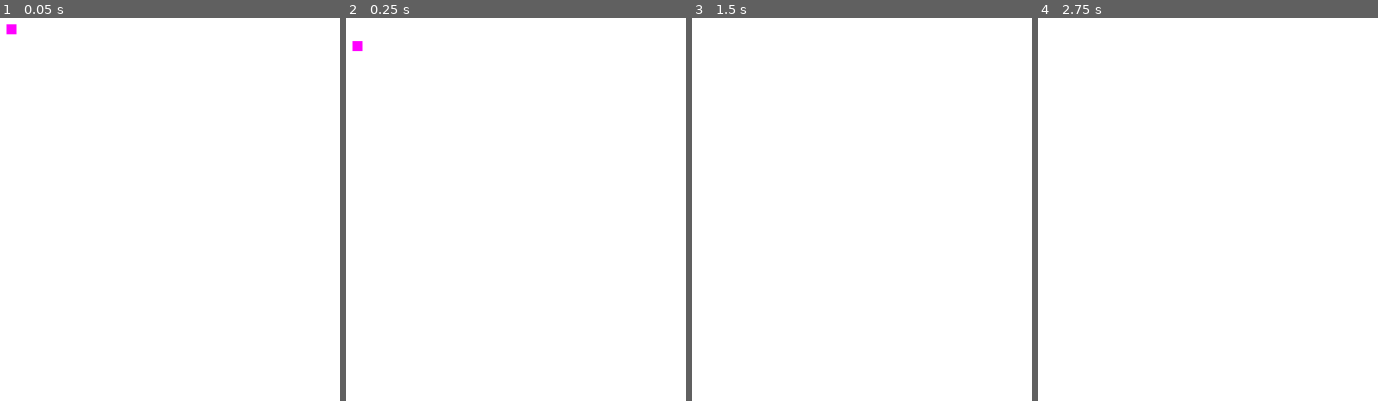
Above: before the commit, frames 1-4 (left to right).
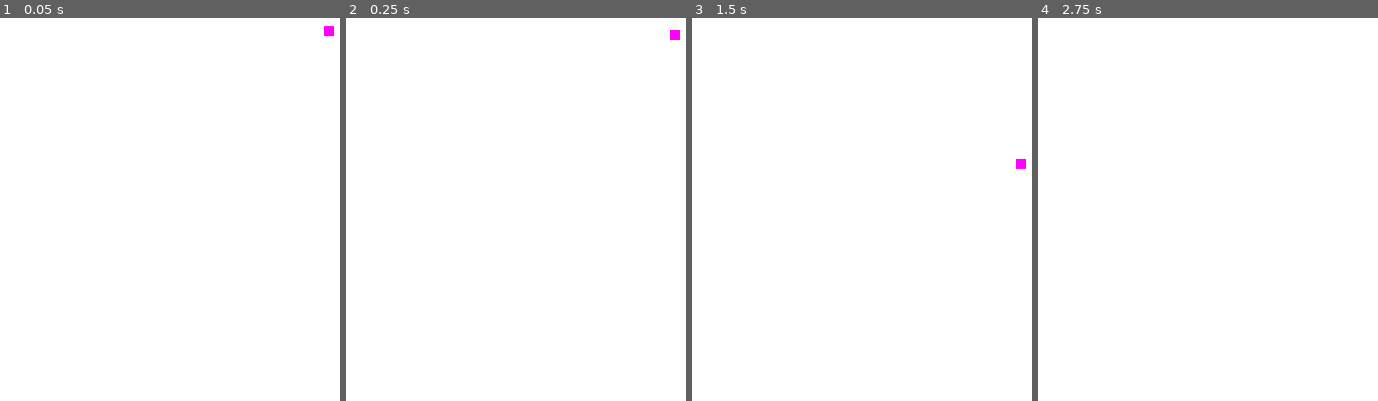
Above: after the commit, the same moments.

Repository: adsuttman/GBGJ1
Game: Godot game, scene res://game.tscn
The game is run twice, just before and just after one commit, with the same random seed, the same clock (stepped at 60 frames per second) and the same inputs.
Inputs (mouse positions are in pixels of both pictures, inside the frame that each line leads up to):
- Up to frame 1 (0.05 s): no input
- Up to frame 2 (0.25 s): no input
- Up to frame 3 (1.5 s): tap Enter at 0.5 s; move the mouse to (outside the picture) at 0.52 s; click (outside the picture) at 0.67 s; tap Space at 1.25 s; move the mouse to (862, 247) at 1.27 s; click (862, 247) at 1.42 s
- Up to frame 4 (2.75 s): tap Enter at 2 s; move the mouse to (outside the picture) at 2.02 s; click (outside the picture) at 2.17 s

The runs differ from the first frame. In frame 1, 0.2% of the frame differs, in the area x 1-99%, y 1-5%; in frame 2, 0.2%; in frame 3, less than 0.1%; in frame 4, nothing differs.

Commit message:
ball pushing

Diff:
--- a/ball.tscn
+++ b/ball.tscn
@@ -6,6 +6,7 @@
 size = Vector2(16, 16)
 
 [node name="Ball" type="RigidBody2D"]
+lock_rotation = true
 
 [node name="Sprite2D" type="Sprite2D" parent="."]
 position = Vector2(2.38419e-07, -1.19209e-06)
--- a/game.tscn
+++ b/game.tscn
@@ -24,4 +24,4 @@
 ball = NodePath("../Ball")
 
 [node name="Ball" parent="." instance=ExtResource("2_oupdh")]
-position = Vector2(132, 46)
+position = Vector2(640, 50)
--- a/pointer.gd
+++ b/pointer.gd
@@ -1,6 +1,7 @@
 extends Node2D
 @onready var shove_area: Area2D = $ShoveArea
-@export var ball = RigidBody2D
+@export var ball:RigidBody2D
+@export var shove_strength: float = 1000
 
 func _physics_process(delta: float) -> void:
 	var mouse_position = get_viewport().get_mouse_position()
@@ -8,4 +9,6 @@
 
 func _unhandled_input(event: InputEvent) -> void:
 	if event is InputEventMouseButton:
-		print(shove_area.overlaps_body(ball))
+		if shove_area.overlaps_body(ball):
+			var force = position.direction_to(ball.position) * shove_strength
+			ball.apply_central_impulse(force)
--- a/pointer.tscn
+++ b/pointer.tscn
@@ -9,10 +9,10 @@
 script = ExtResource("1_tqyq6")
 
 [node name="ShoveArea" type="Area2D" parent="."]
-gravity_space_override = 3
 gravity_point_center = Vector2(0, 0)
 gravity_direction = Vector2(0, 0)
 gravity = 0.0
+linear_damp = 4.494
 
 [node name="CollisionShape2D" type="CollisionShape2D" parent="ShoveArea"]
 shape = SubResource("CircleShape2D_qvyfn")
--- a/project.godot
+++ b/project.godot
@@ -20,6 +20,10 @@
 window/size/viewport_height=720
 window/size/resizable=false
 
+[physics]
+
+2d/default_gravity=200.0
+
 [rendering]
 
 renderer/rendering_method="gl_compatibility"
